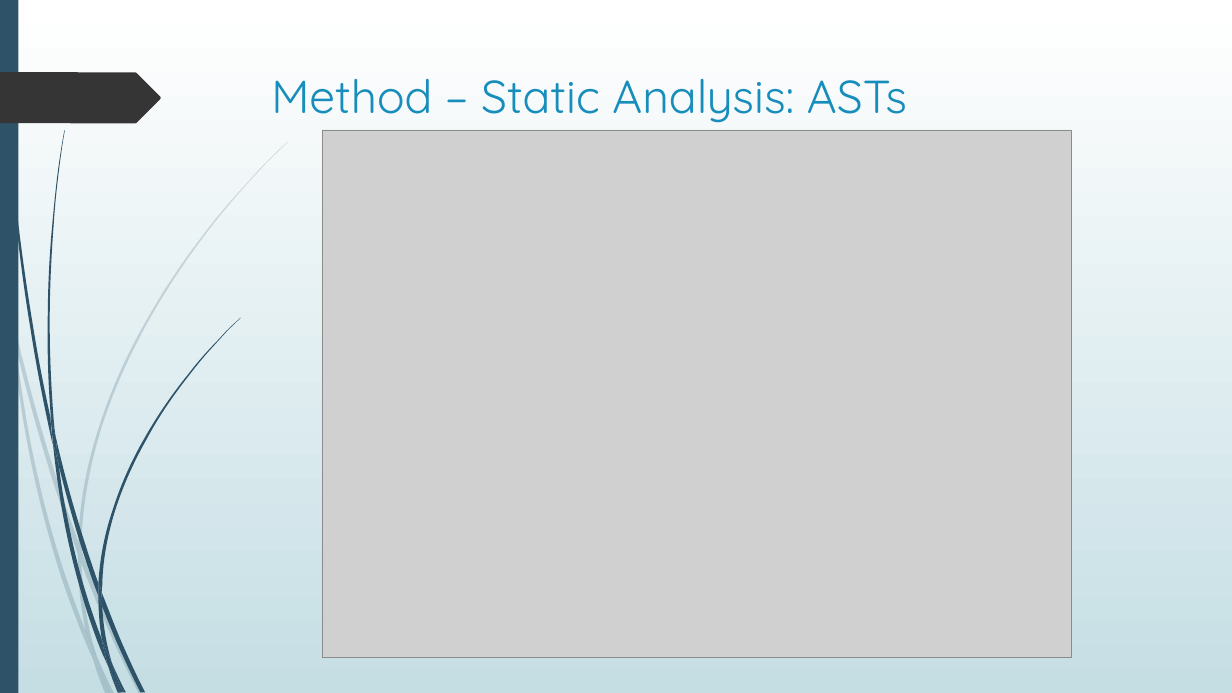
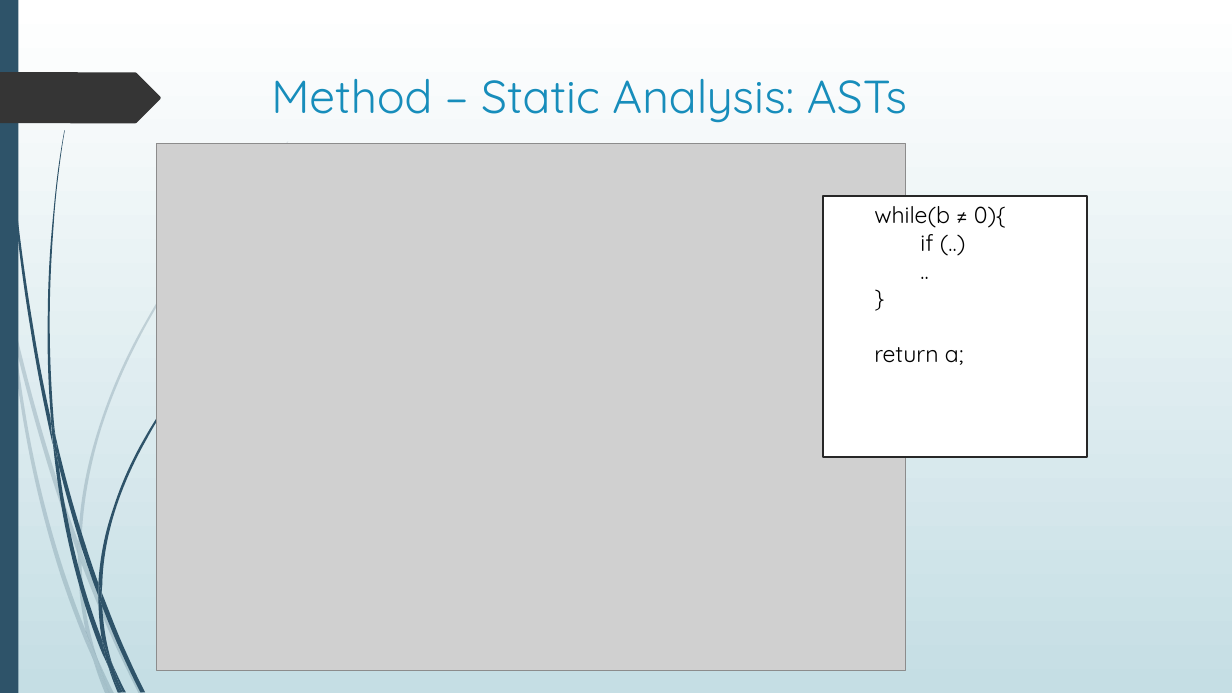
Before and after one commit to shahamish150294/PrefetchProcrastinatorAndroid, a slide deck: slide 11 of Prefetch Procrastinator Final Presentation.pptx (slide 12 before the commit). Drawn at 1232x693 pixels with LibreOffice and Linux fonts; fonts in the diff are those of the drawing; grey boxes stand for pictures. Boxes give left, top, right and bottom in pixels: in the first picture for what was removed or moved away, otherwise in the second. Text is boxed around its words. In the diff, an @@ line names an element or a change of style, - is before the commit and + after.

Commit message:
Edit static analysis content and font changes in ppt

```diff
--- a/Prefetch Procrastinator Final Presentation.pptx
+++ b/Prefetch Procrastinator Final Presentation.pptx
@@ picture: place and size @@
-picture at <box>323,130,1072,658</box>
+picture at <box>156,143,906,671</box>
@@ rectangle added at <box>823,196,1088,457</box>, fill #FFFFFF, outline #272727 1.25 pt @@
@@ text added at <box>874,206,1006,365</box>, 18 pt, text #000000 @@
+while(b ≠ 0){
+if (..)
+..
+}
+return a;
```
Also in this commit, not shown: 11 other slides changed, 1 slide removed.
